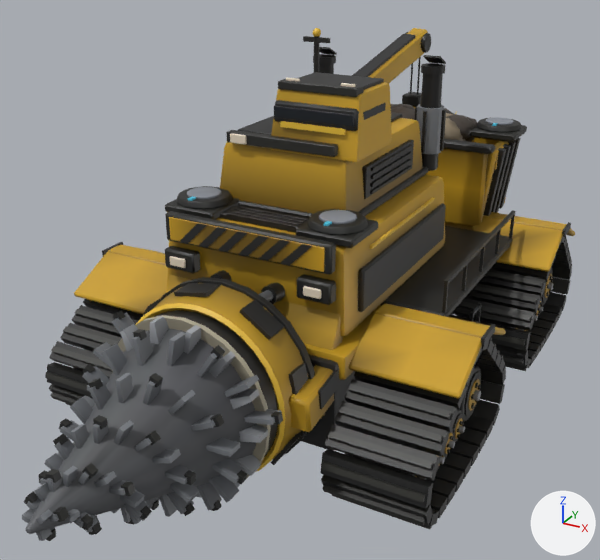
The glTF model assets/vehicles/ex_crawler_10.glb, before and after one commit.
Rendered twice from a 50 mm camera at (10.2, -21.5, 13.1) aimed at (0.2, -3.3, 4.0). The axes (+X, +Y, +Z) are drawn at lower right. The lights are the same throughout. The older version comes first. Where no turn or scale is listed for an object, it has been applied to the vertices. Vertices at exactly the same position are counted once.
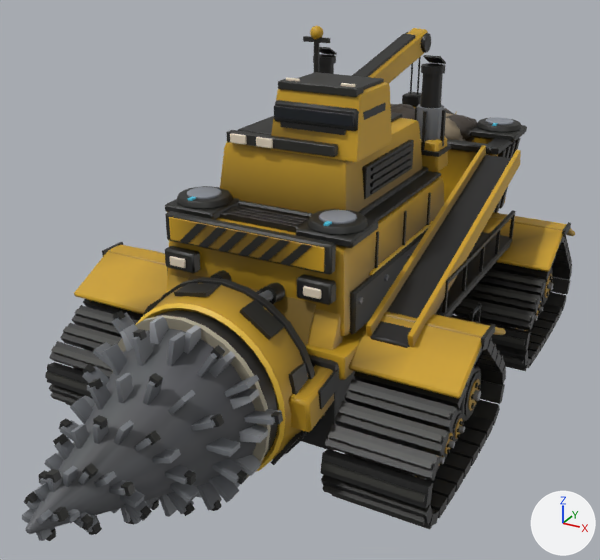
Boxes [x1, y1, x2, y2] around the edits, measured in the pictures (600 x 560 px; the box of a moved part takes in the faces that stretch with it):
```json
{"object": "Mesh_0", "change": "reshaped", "before": [45, 28, 575, 529], "after": [45, 26, 575, 529]}
{"part": 1, "of": "me_mesh_0", "change": "added", "after": [426, 192, 431, 225]}
{"part": 2, "of": "me_mesh_0", "change": "added", "after": [402, 211, 407, 245]}
{"part": 3, "of": "me_mesh_0", "change": "added", "after": [375, 231, 379, 268]}
{"part": 4, "of": "me_mesh_0", "change": "moved or reshaped", "after": [188, 274, 316, 346], "on screen": "not visible before"}
{"part": 5, "of": "me_mesh_0", "change": "added", "after": [420, 136, 448, 172]}
{"part": 6, "of": "me_mesh_0", "change": "moved or reshaped", "before": [358, 203, 446, 312], "after": [350, 228, 428, 334]}
{"part": 7, "of": "me_mesh_0", "change": "added", "after": [421, 144, 451, 157]}
{"part": 8, "of": "me_mesh_0", "change": "added", "after": [488, 136, 521, 155]}
{"part": 9, "of": "me_mesh_0", "change": "moved or reshaped", "before": [370, 198, 435, 249], "after": [370, 221, 433, 275]}
{"part": 10, "of": "me_mesh_0", "change": "built on", "before": [91, 28, 563, 367], "after": [91, 26, 563, 367]}
{"part": 11, "of": "me_mesh_0", "change": "recoloured", "before": [168, 122, 552, 351], "after": [168, 122, 552, 351]}
```

The change, as JSON lines over the scene's bpy script:
```json
{"block": "me_mesh_0", "where": "# used by ob_mesh_0; location = (-5.73, 7.47, -2.52)"}
{"op": "remove", "block": "me_mesh_0", "code": "me_mesh_0.from_pydata(...)  # 10252 vertices, 18658 faces; spans x 0.0..11.5, y -15.3..0.0, z 2.5..12.6"}
{"op": "add", "block": "me_mesh_0", "code": "me_mesh_0.from_pydata(...)  # 11102 vertices, 20214 faces; spans x 0.0..11.5, y -15.3..0.0, z 2.5..12.6"}
{"block": "me_mesh_0", "change": "me_mesh_0 part 1: a new loose piece, a box spanning x 8.345..8.395, y -7.665..-7.582, z 7.492..8.471, in mat_dark"}
{"block": "me_mesh_0", "change": "me_mesh_0 part 2: a new loose piece, a box spanning x 8.345..8.395, y -9.459..-9.375, z 7.492..8.471, in mat_dark"}
{"block": "me_mesh_0", "change": "me_mesh_0 part 3: a new loose piece, a box spanning x 8.345..8.395, y -11.252..-11.168, z 7.492..8.471, in mat_dark"}
{"block": "me_mesh_0", "change": "me_mesh_0 part 4: the loose piece of 48 vertices spanning x 2.9..3.1, y -12.3..-6.5, z 6.7..7.9 is multiplied about its middle by the matrix ((0.0, 0.651, 0.0), (0.128, 0.0, 0.596), (-0.045, 0.0, 1.17)), then moved by (2.7, -3.8, -0.8), in mat_hull"}
{"block": "me_mesh_0", "change": "me_mesh_0 part 5: the loose piece of 24 vertices spanning x 7.8..9.3, y -2.7..-1.2, z 8.9..9.2 is copied, and the copy is scaled about its middle by (0.6, 0.6, 4.38), then moved by (-1.1, -3.7, 0.0), in mat_hull; it spans x 7.0..8.0, y -6.1..-5.1, z 8.6..9.5"}
{"block": "me_mesh_0", "change": "me_mesh_0 part 6: the loose piece of 48 vertices spanning x 8.3..8.5, y -12.3..-6.5, z 6.7..7.9 is scaled about its middle by (1, 1.15, 1), then moved by (0.0, 0.0, -0.4)"}
{"block": "me_mesh_0", "change": "me_mesh_0 part 7: the loose piece of 24 vertices spanning x 7.8..9.3, y -2.7..-1.2, z 8.9..9.2 is copied, and the copy is scaled about its middle by (0.745, 0.745, 0.616), then moved by (-1.1, -3.7, 0.1), in mat_trim; it spans x 7.0..8.0, y -6.1..-5.0, z 9.1..9.2"}
{"block": "me_mesh_0", "change": "me_mesh_0 part 8: the loose piece of 32 vertices spanning x 9.0..9.1, y -3.6..-1.4, z 8.2..8.7 is copied, and the copy is scaled about its middle by (15.6, 1.4, 0.386), then moved by (-0.1, 0.0, 0.5), in mat_trim; it spans x 8.7..9.2, y -4.0..-1.0, z 8.8..9.0"}
{"block": "me_mesh_0", "change": "me_mesh_0 part 9: the loose piece of 8 vertices spanning x 8.3..8.4, y -11.6..-7.3, z 8.1..8.2 is moved by (0.0, 0.0, -0.7)"}
{"block": "me_mesh_0", "change": "me_mesh_0 part 10: 37 vertices moved within x 0.1..11.4, y -14.4..-0.3, z 6.5..12.6; 14 vertices removed from x 4.1..4.3, y -6.7..-6.5, z 12.3..12.6; 392 vertices added at x 2.5..9.9, y -13.5..-4.1, z 4.4..12.6"}
{"block": "me_mesh_0", "change": "me_mesh_0 part 11: 1422 kept faces spanning x 0.1..11.4, y -15.2..-0.1, z 2.8..12.6 get new vertex colours; the middle colour goes from yellow #b28c1e to yellow #a5811c"}
{"block": "me_mesh_0", "change": "other edits to the shape of me_mesh_0 do not show in these pictures"}
```
